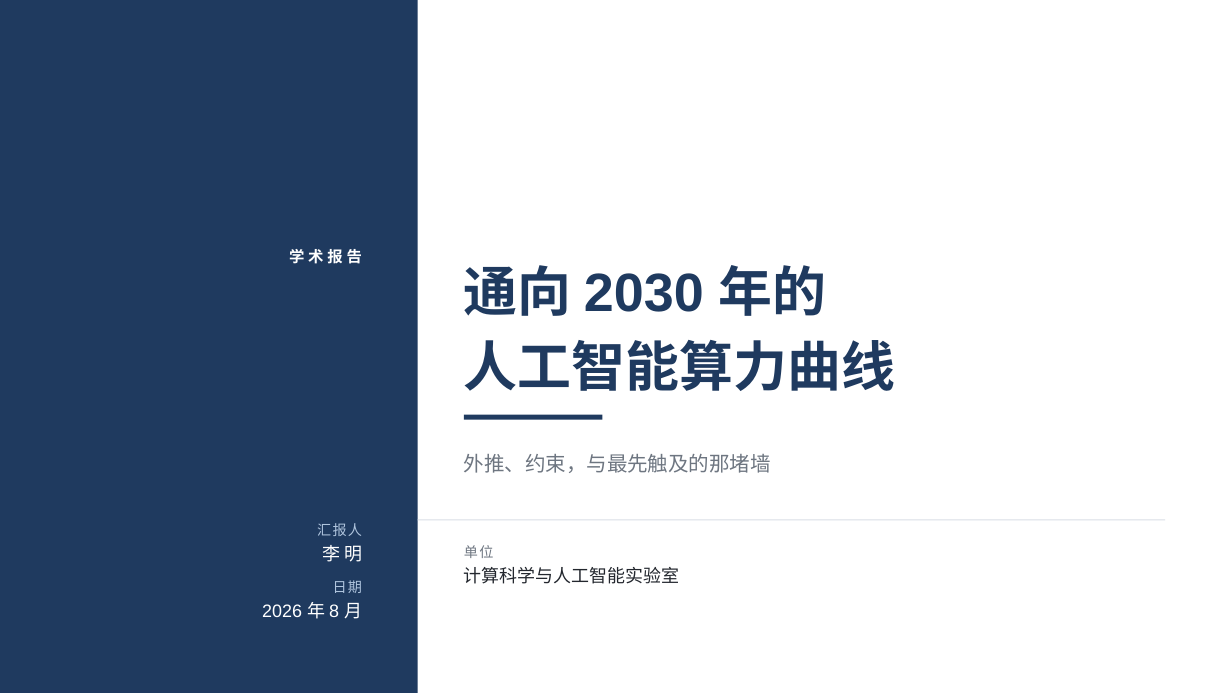
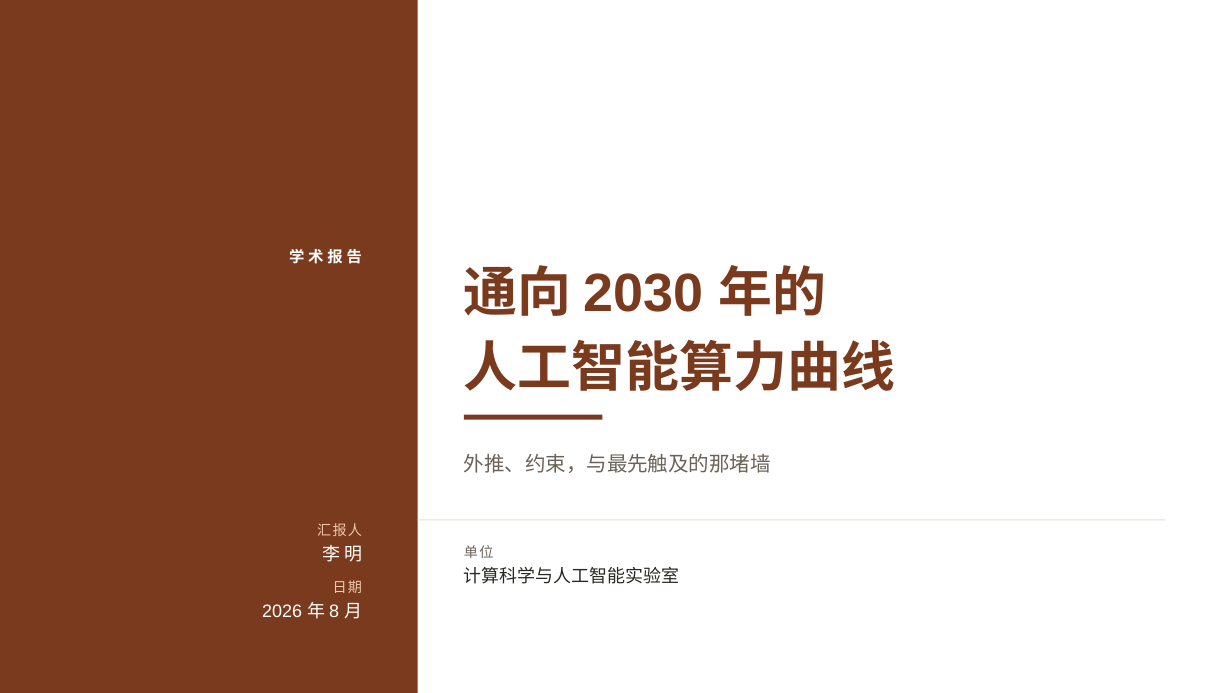
Before and after one commit to qingguang0309/academic-skills, a slide deck: slide 1 of examples/ai-2030-slides/ai2030_talk.pptx. Drawn at 1232x693 pixels with LibreOffice and Linux fonts; fonts in the diff are those of the drawing; background and template pictures are left out. Boxes give left, top, right and bottom in pixels: in the first picture for what was removed or moved away, otherwise in the second. Text is boxed around its words. In the diff, an @@ line names an element or a change of style, - is before the commit and + after.

```diff
--- a/examples/ai-2030-slides/ai2030_talk.pptx
+++ b/examples/ai-2030-slides/ai2030_talk.pptx
@@ rectangle at (x1=0, y1=0, x2=418, y2=693): fill #1F3A5F to #7A3A1D @@
@@ text "通向 2030 年的" at (x1=464, y1=265, x2=895, y2=391): text colour #1F3A5F to #7A3A1D @@
@@ rectangle at (x1=464, y1=415, x2=603, y2=421): fill #1F3A5F to #7A3A1D @@
@@ text "外推、约束，与最先触及的那堵墙" at (x1=464, y1=454, x2=771, y2=473): text colour #6E7681 to #6B635A @@
@@ text "汇报人" at (x1=317, y1=523, x2=362, y2=536): text colour #AFC4DD to #EFC7AE @@
@@ rectangle at (x1=418, y1=519, x2=1165, y2=520): fill #D9DEE6 to #E4E0D3 @@
@@ text "单位" at (x1=464, y1=545, x2=494, y2=558): text colour #6E7681 to #6B635A @@
@@ text "日期" at (x1=333, y1=580, x2=363, y2=593): text colour #AFC4DD to #EFC7AE @@
```
Also in this commit, not shown: 20 other slides changed, 18 other files.
